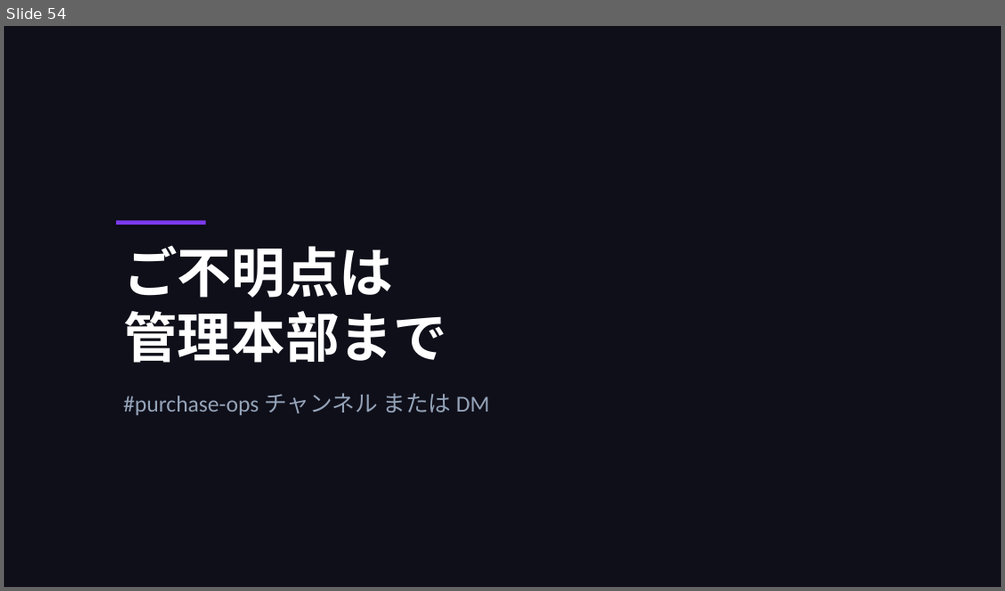
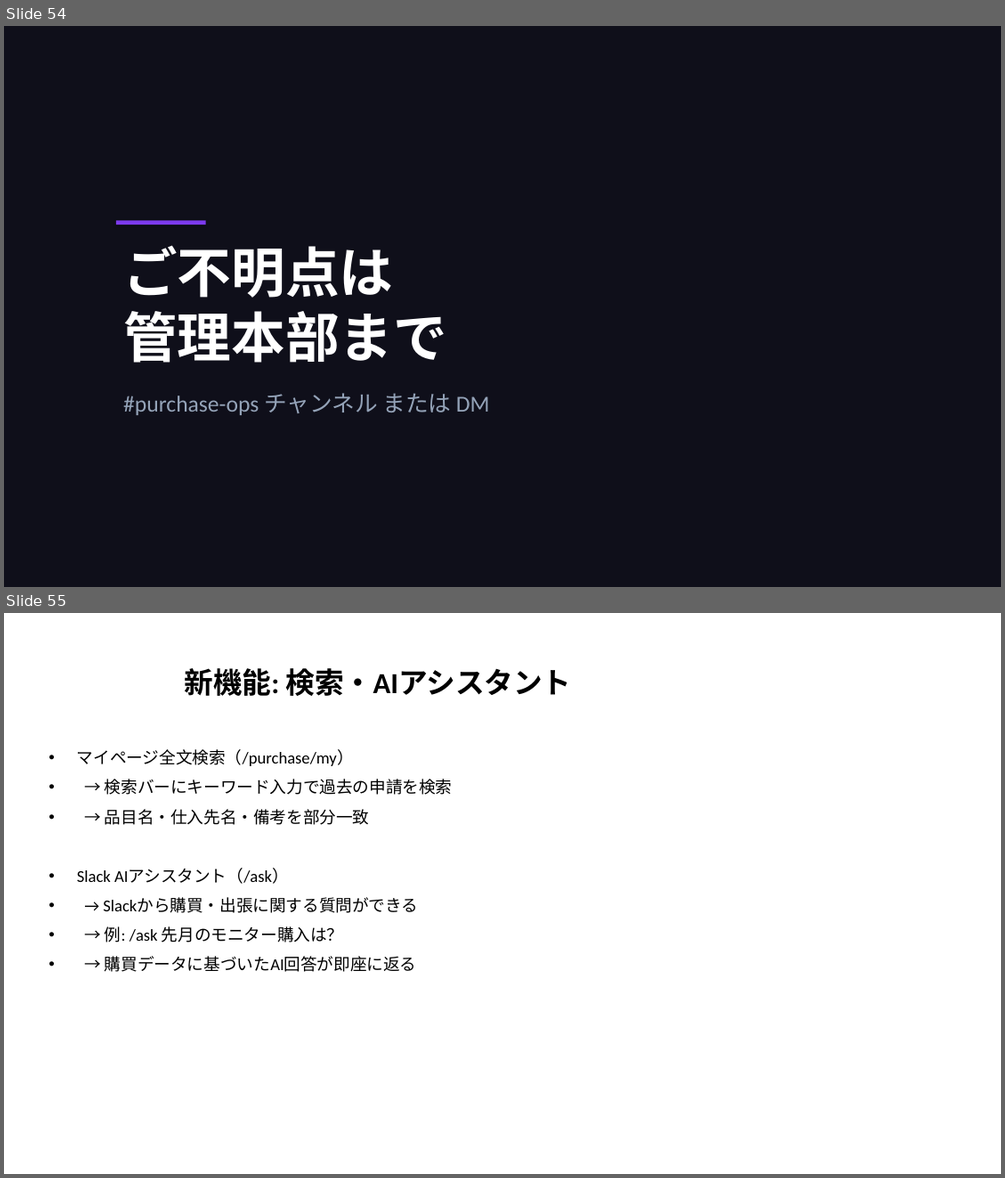
Before and after one commit to takeshiizawa123/next-procurement-poc, a slide deck: docs/user-manual.pptx. Shown one above the other, each under a label of ours: slide 54 before the commit, slides 54 and 55 after it. The pictures are 1005x591 and 1005x1178 pixels, drawn with LibreOffice and Linux fonts; fonts in the diff are those of the drawing. Boxes give left, top, right and bottom in pixels: in the first picture for what was removed or moved away, otherwise in the second. Text is boxed around its words. In the diff, an @@ line names an element or a change of style, - is before the commit and + after.

```diff
--- a/docs/user-manual.pptx
+++ b/docs/user-manual.pptx
@@ slide 55 added at [4,613,1001,1174], background #FFFFFF @@
@@ title added at [184,668,572,696], 28 pt, text #000000, bold @@
+新機能: 検索・AIアシスタント
@@ text added at [77,749,453,972], 16 pt, text #000000 @@
+• マイページ全文検索（/purchase/my）
+• → 検索バーにキーワード入力で過去の申請を検索
+• → 品目名・仕入先名・備考を部分一致
+• Slack AIアシスタント（/ask）
+• → Slackから購買・出張に関する質問ができる
+• → 例: /ask 先月のモニター購入は？
+• → 購買データに基づいたAI回答が即座に返る
```
Also in this commit, not shown: 1 slide changed, 3 other files.
